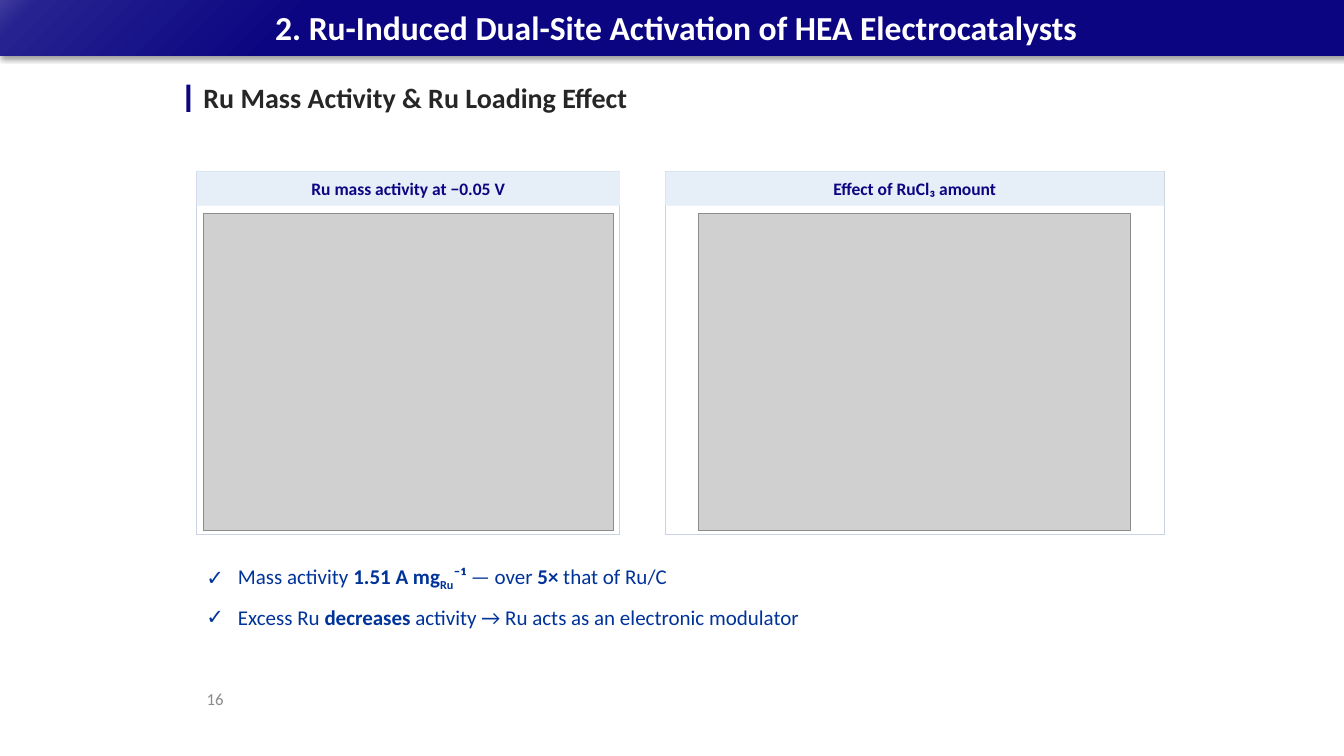
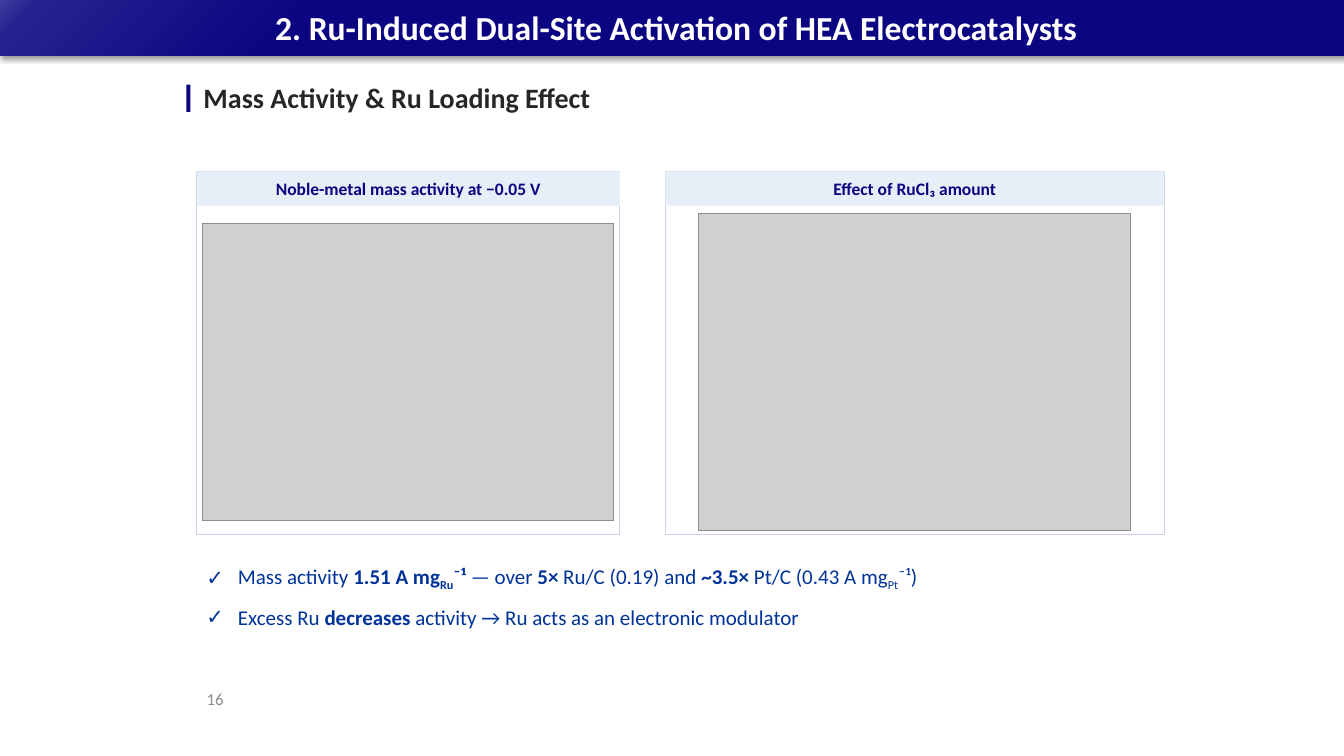
Before and after one commit to limsj0204/letter, a slide deck: slide 16 of 학위논문_디펜스_발표자료.pptx. Drawn at 1344x756 pixels with LibreOffice and Linux fonts; fonts in the diff are those of the drawing; grey boxes stand for pictures. Boxes give left, top, right and bottom in pixels: in the first picture for what was removed or moved away, otherwise in the second. Text is boxed around its words. In the diff, an @@ line names an element or a change of style, - is before the commit and + after.

```diff
--- a/학위논문_디펜스_발표자료.pptx
+++ b/학위논문_디펜스_발표자료.pptx
@@ text at (203,88,590,113): text changed @@
-Ru Mass Activity & Ru Loading Effect
+Mass Activity & Ru Loading Effect
@@ text in rectangle at (276,182,540,198): text changed @@
-Ru mass activity at −0.05 V
+Noble-metal mass activity at −0.05 V
@@ picture: place and size @@
-picture at (204,214,614,530)
+picture at (203,224,614,521)
@@ text at (238,567,917,588): text changed @@
-✓ Mass activity 1.51 A mgRu⁻¹ — over 5× that of Ru/C
+✓ Mass activity 1.51 A mgRu⁻¹ — over 5× Ru/C (0.19) and ~3.5× Pt/C (0.43 A mgPt⁻¹)
```
Also in this commit, not shown: 1 other slide changed, 1 other file.
